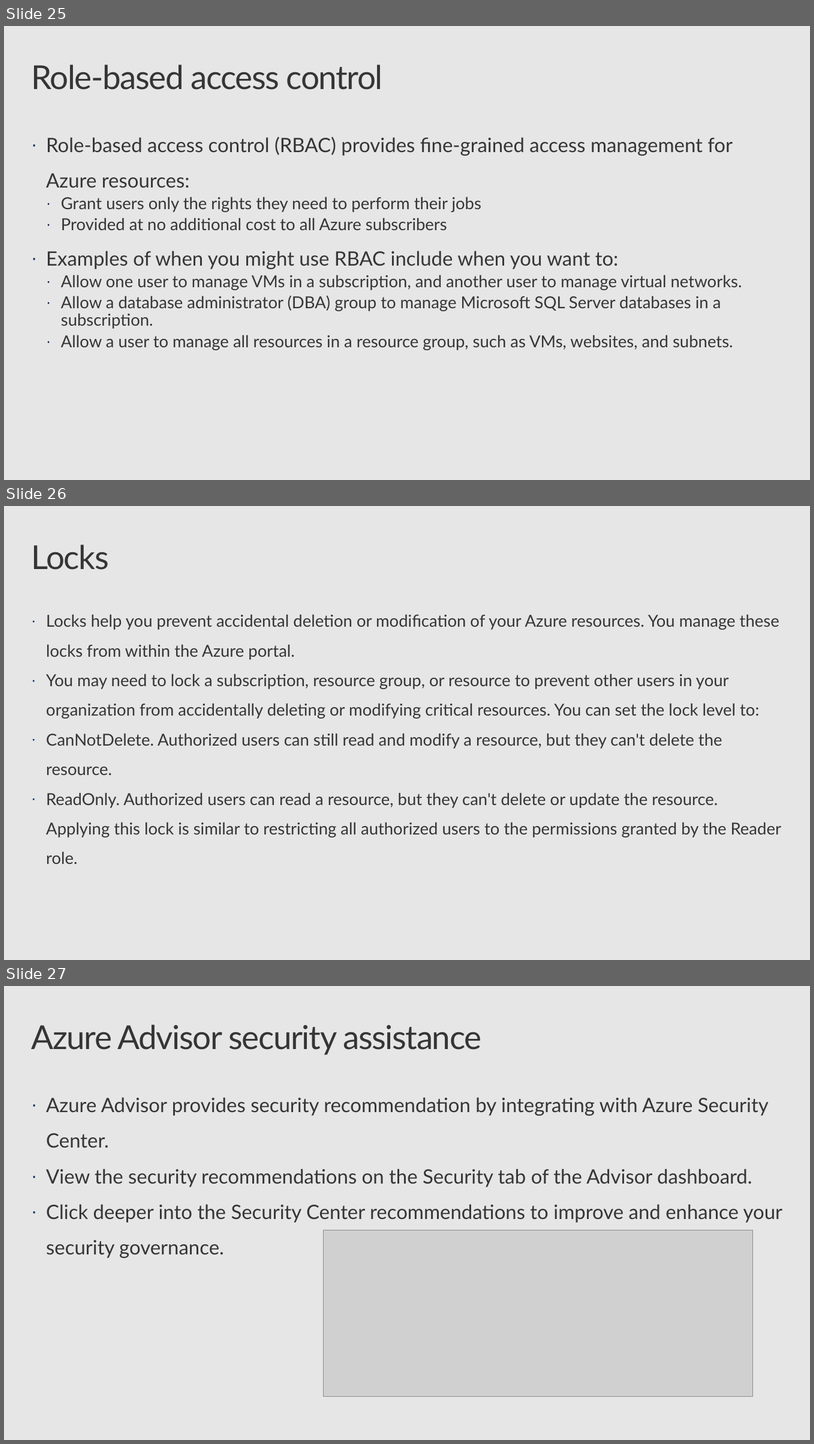
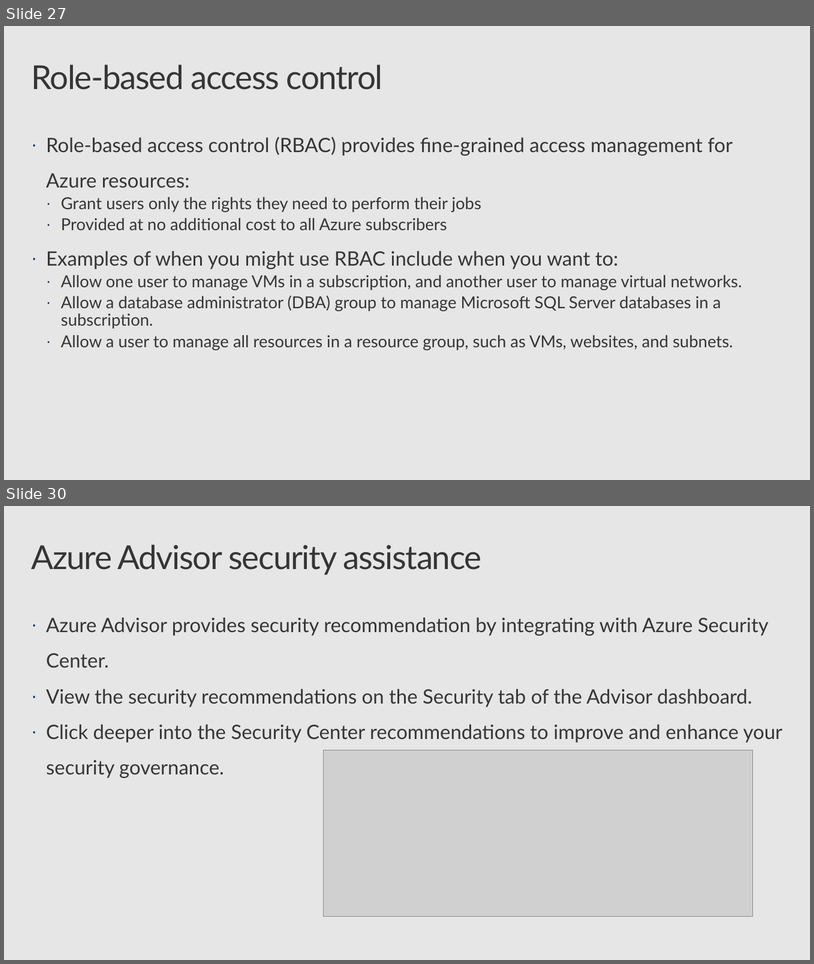
Before and after one commit to CSA-OCP-GER/azure-fundamentals-v2, a slide deck: 3_security-compliance-trust/3_security-compliance-trust.pptx. Shown one above the other, each under a label of ours: slides 25, 26 and 27 before the commit, slides 27 and 30 after it; the slides between them are not shown. The pictures are 814x1444 and 814x964 pixels, drawn with LibreOffice and Linux fonts; fonts in the diff are those of the drawing; grey boxes stand for pictures; background and template pictures are left out. Boxes give left, top, right and bottom in pixels: in the first picture for what was removed or moved away, otherwise in the second. Text is boxed around its words. In the diff, an @@ line names an element or a change of style, - is before the commit and + after.

```diff
--- a/3_security-compliance-trust/3_security-compliance-trust.pptx
+++ b/3_security-compliance-trust/3_security-compliance-trust.pptx
@@ slide 26 removed at (4, 506, 810, 960), background #E6E6E6 @@
@@ title removed at (31, 544, 108, 570) @@
-Locks
@@ text removed at (46, 614, 782, 864) @@
-· Locks help you prevent accidental deletion or modification of your Azure resources. You manage these locks from within the Azure portal.
-· You may need to lock a subscription, resource group, or resource to prevent other users in your organization from accidentally deleting or modifying critical resources. You can set the lock level to:
-· CanNotDelete. Authorized users can still read and modify a resource, but they can't delete the resource.
-· ReadOnly. Authorized users can read a resource, but they can't delete or update the resource. Applying this lock is similar to restricting all authorized users to the permissions granted by the Reader role.
@@ what was slide 25 is now slide 27 @@
@@ what was slide 27 is now slide 30 @@
```
Also in this commit, not shown: 4 slides changed, 8 slides added, 3 other slides removed, 1 other file.
